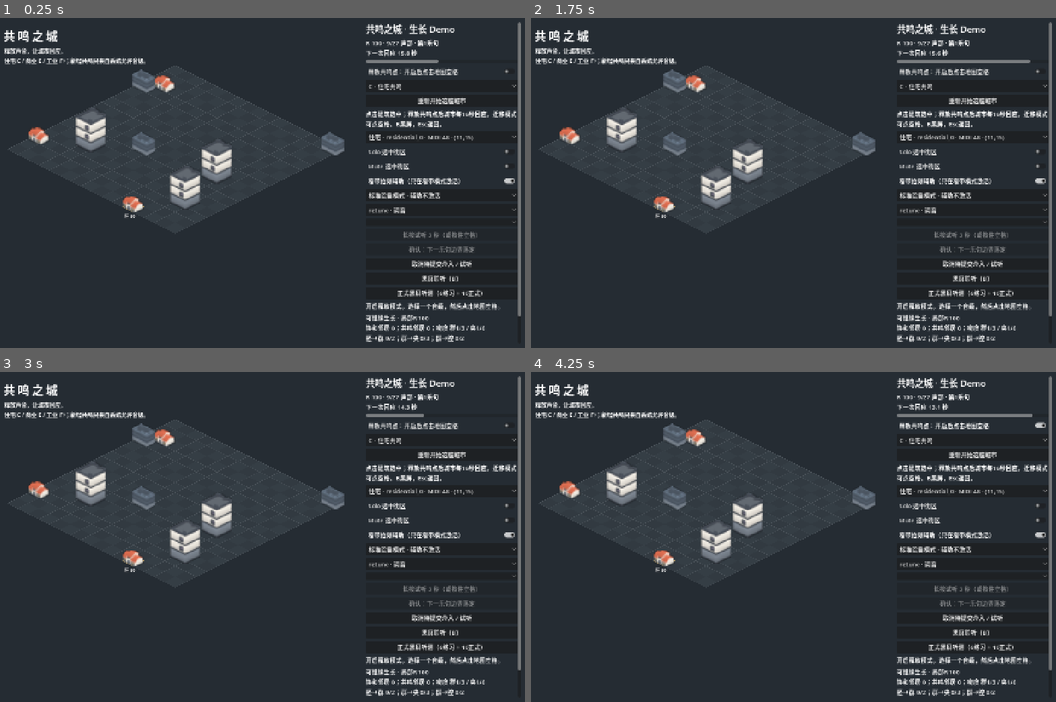
Above: before the commit, frames 1-4 (two rows, left to right).
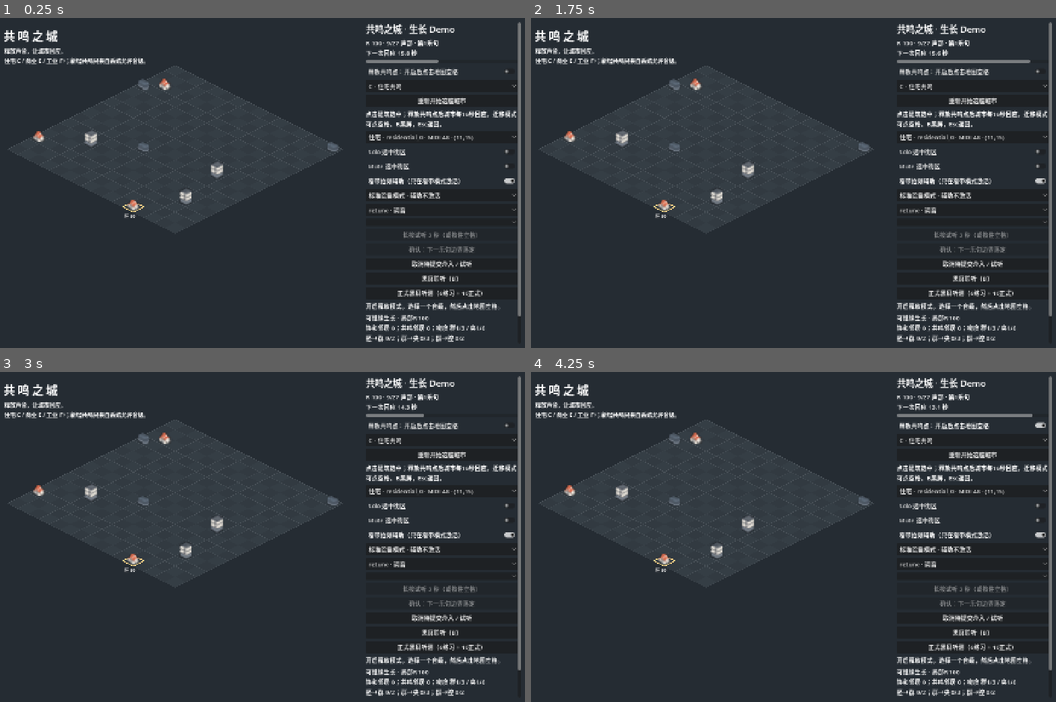
Above: after the commit, the same moments.

Repository: Lbwnb6969/resonance-city
Game: Godot game, scene res://scenes/p0_main.tscn
Two runs of this game, one before a commit and one after it. Both use one fixed random seed, a clock stepped at 60 frames per second and the inputs below.
Inputs:
- Up to frame 1 (0.25 s): no input
- Up to frame 2 (1.75 s): click "重新开始这座城市" at 0.5 s; click "重新开始这座城市" at 1.25 s
- Up to frame 3 (3 s): click "Solo 选中街区" at 2 s; click "Solo 选中街区" at 2.75 s
- Up to frame 4 (4.25 s): click "释放共鸣点：开启后点击地图空格" at 3.5 s

The runs differ from the first frame. In frame 1, 2.5% of the frame differs, in the area x 5-66%, y 15-59%; in frame 2, 2.5%; in frame 3, 2.5%; in frame 4, 2.5%.

Commit message:
CITY-004: fit clustered buildings to plots and show shared estate boundaries

Diff:
--- a/scripts/city/city_growth.gd
+++ b/scripts/city/city_growth.gd
@@ -73,8 +73,22 @@
 	for list in groups.values(): list.sort()
 	for d in city:
 		if d.get("is_anchor",false): continue
-		var form: String = d.get("form","胚")
-		var index := 0 if form == "胚" else (1 if form == "群" else 2)
+		var cell := Schema.cell(d)
+		var adjacent := 0
+		var front := true
+		for other in city:
+			if other["type"] != d["type"] or other.get("is_anchor",false): continue
+			var oc := Schema.cell(other)
+			if (cell-oc).length_squared() == 1:
+				adjacent += 1
+				front = front and cell.x+cell.y >= oc.x+oc.y
+		var index := 0
+		if d["type"] == "residential":
+			# Dense interiors use compact roofs; detached perimeter plots may show side wings.
+			index = 0 if adjacent >= 2 else posmod(cell.x*31+cell.y*17,3)
+		elif d["type"] == "commercial":
+			# A lower front row lets the rear buildings retain readable facades.
+			index = 2 if adjacent > 0 and front else posmod(cell.x+cell.y,2)
 		d["manifest_id"] = groups[d["type"]][mini(index,groups[d["type"]].size()-1)]
 
 static func advance(session: Object, at: int) -> Array[Dictionary]:
--- a/scripts/visual/city_demo_view.gd
+++ b/scripts/visual/city_demo_view.gd
@@ -17,6 +17,7 @@
 var labels: Dictionary = {}
 var event_seen: Dictionary = {}
 var forms: Dictionary = {}
+var appearance: Dictionary = {}
 var cfg: Dictionary
 var buildings: Node2D
 var label_layer: Control
@@ -74,8 +75,7 @@
 						return
 				else:
 					var entry: Dictionary = entries[sprite.get_meta("asset_id")]
-					var crop: Array = entry["image_bounds"]["crop"]
-					var rect := Rect2(sprite.position+(sprite.offset+Vector2(crop[0],crop[1]))*sprite.scale,Vector2(crop[2]-crop[0],crop[3]-crop[1])*sprite.scale)
+					var rect := Rect2(sprite.position+sprite.offset*sprite.scale,sprite.texture.get_size()*sprite.scale)
 					if rect.has_point(event.position):
 						district_clicked.emit(id)
 						accept_event()
@@ -91,23 +91,55 @@
 func _draw() -> void:
 	if cfg == null: return
 	var half := Vector2(float(cfg["tile_half_width"]),float(cfg["tile_half_height"]))
+	var occupied: Dictionary = {}
+	if session != null:
+		for d in session.city: occupied[Schema.cell(d)] = d
 	for y in range(16):
 		for x in range(16):
 			var cell := Vector2i(x,y)
 			var center := point(cell)
 			var vertices := PackedVector2Array([center+Vector2(-half.x,0),center+Vector2(0,-half.y),center+Vector2(half.x,0),center+Vector2(0,half.y)])
 			var color := Color("353e45") if (x+y)%2 == 0 else Color("323a41")
+			if occupied.has(cell) and not str(occupied[cell].get("anchor_id","")).is_empty():
+				color = Color("555a51") if occupied[cell]["type"] == "residential" else Color("4f5960")
+				if occupied[cell].get("is_anchor",false): color = Color("757361")
 			if cell == hover_cell: color = Color("54655e")
 			if cell == preview_cell: color = Color("8b7149")
 			draw_colored_polygon(vertices,color)
 			draw_polyline(PackedVector2Array([vertices[0],vertices[1],vertices[2],vertices[3],vertices[0]]),Color("495158"),0.6,true)
 	if session == null: return
+	var estate_forms: Dictionary = {}
+	var rank := {"胚":0,"群":1,"腔":2,"央":3}
+	for d in session.city:
+		var family: String = d.get("anchor_id","")
+		if not family.is_empty() and rank.get(d.get("form","胚"),0) > rank.get(estate_forms.get(family,"胚"),0):
+			estate_forms[family] = d["form"]
+	# The shared paths are visual estate spacing, not logical road cells that cut adjacency.
+	for d in session.city:
+		var family: String = d.get("anchor_id","")
+		if family.is_empty(): continue
+		var cell := Schema.cell(d)
+		for direction in [Vector2i.RIGHT,Vector2i.DOWN]:
+			var neighbor: Vector2i = cell+direction
+			if occupied.has(neighbor) and occupied[neighbor].get("anchor_id","") == family:
+				draw_line(point(cell),point(neighbor),Color("aaa592"),3.0,true)
+	# Highlight the estate perimeter once instead of drawing a ring around every house.
+	var edge_directions := [Vector2i.LEFT,Vector2i.UP,Vector2i.RIGHT,Vector2i.DOWN]
+	var edge_vertices := [Vector2(-half.x,0),Vector2(0,-half.y),Vector2(half.x,0),Vector2(0,half.y)]
+	for d in session.city:
+		var family: String = d.get("anchor_id","")
+		var estate_form: String = estate_forms.get(family,"胚")
+		if family.is_empty() or estate_form == "胚": continue
+		var cell := Schema.cell(d)
+		var color := Color("7fb8c3") if estate_form == "腔" else (Color("ffd98a") if estate_form == "央" else Color("aaa592"))
+		for i in range(4):
+			var neighbor: Vector2i = cell+edge_directions[i]
+			if not occupied.has(neighbor) or occupied[neighbor].get("anchor_id","") != family:
+				draw_line(point(cell)+edge_vertices[i],point(cell)+edge_vertices[(i+1)%4],color,1.6,true)
 	for d in session.city:
 		var center := point(Schema.cell(d))
 		if d["district_id"] == selected_id:
 			draw_polyline(PackedVector2Array([center+Vector2(-half.x,0),center+Vector2(0,-half.y),center+Vector2(half.x,0),center+Vector2(0,half.y),center+Vector2(-half.x,0)]),Color("ffd98a"),2.5,true)
-		if d.get("form","") == "腔":
-			draw_arc(center,23,0,TAU,32,Color("7fb8c3"),1.2,true)
 		if d.get("is_anchor",false):
 			draw_arc(center,11,0,TAU,32,Color("ffd98a"),1.5,true)
 
@@ -138,7 +170,9 @@
 			if not events.has(id):
 				sprite.progress = 1.0
 				sprite.material.set_shader_parameter("growth_progress",1.0)
-		if forms.get(id,"") != form:
+		var asset_id: String = d.get("manifest_id","")
+		if forms.get(id,"") != form or appearance.get(id,"") != asset_id:
+			appearance[id] = asset_id
 			forms[id] = form
 			var sprite: Sprite2D = sprites[id]
 			if d.get("is_anchor",false):
@@ -153,8 +187,15 @@
 				if not textures.has(path): textures[path] = load(path)
 				sprite.texture = textures[path]
 				sprite.offset = -Vector2(float(entry["origin"][0]),float(entry["origin"][1]))
-				var width := float(entry["image_bounds"]["crop"][2])-float(entry["image_bounds"]["crop"][0])
-				sprite.scale = Vector2.ONE*(48.0 if form == "胚" else (58.0 if form == "群" else 58.0))/width
+				# Reconstruct the baker's per-world-pixel factor, then fit the actual ground plot.
+				var bounds: Array = entry["model_bounds"]["size"]
+				var horizontal := (float(bounds[0])+float(bounds[2]))/sqrt(2.0)
+				var camera_span := maxf(horizontal,float(bounds[1])*cos(PI/6.0)+horizontal*0.5)*1.1
+				var crop: Array = entry["image_bounds"]["crop"]
+				var pixels_per_world := 2048.0*2048.0/(camera_span*maxf(float(crop[2]),float(crop[3])))
+				var fit := float(cfg["plot_coverage"])/maxf(float(bounds[0]),float(bounds[2]))
+				var world_to_screen := float(cfg["tile_half_width"])*sqrt(2.0)
+				sprite.scale = Vector2.ONE*world_to_screen*fit/pixels_per_world
 				sprite.set_meta("asset_id",entry["id"])
 		if events.has(id) and event_seen.get(id,-1) != events[id]["frame"]:
 			event_seen[id] = events[id]["frame"]
--- a/数据/spec_values.json
+++ b/数据/spec_values.json
@@ -403,11 +403,12 @@
     "max_entities": 27,
     "new_voice_level": 0.2,
     "tile_half_width": 28.0,
-    "tile_half_height": 14.0
+    "tile_half_height": 14.0,
+    "plot_coverage": 0.66
   },
   "sources": {
     "spec.audio.md": "d64268ff1e77ead40288c02cb446d0b28fa7df71635871dfb6b9e08e1fe9082d",
-    "spec.city.md": "f77a894e0cbe29cf889f51db8010dc014003a47ab0b9b1931304e72ffa250d3e",
+    "spec.city.md": "e9f38737f2c8a0fb0eea92b03fb76ac535a6d0e40e06cb0b5cf906fd3cc68d07",
     "spec.harmony.md": "271229aac6b30d27bd6588c0f44564dd2dc3aae8328ab4ab1b0d67230435dff2",
     "spec.proposal.md": "19619120e957945fee0d12d371882fb63f18fe0757cd5453466c4fc2be534753"
   }
Binary file changed: 验证记录/Demo/城市生长.png
Binary file added: 验证记录/Demo/废弃/2026-10-08_密集穿插版/城市生长.png
Binary file added: 验证记录/Demo/集群优化对比.png
Not shown, changed: PROJECT.md
Not shown, changed: tools/build_spec_data.py
Not shown, changed: 文档/01_执行规格/spec.city.md
Not shown, changed: 文档/Demo快速开始.md
Not shown, changed: 文档/执行日志-P0.md
Not shown, added: 验证记录/Demo/废弃/2026-10-08_密集穿插版/运行检查.log
Not shown, added: 验证记录/Demo/集群优化说明.md
